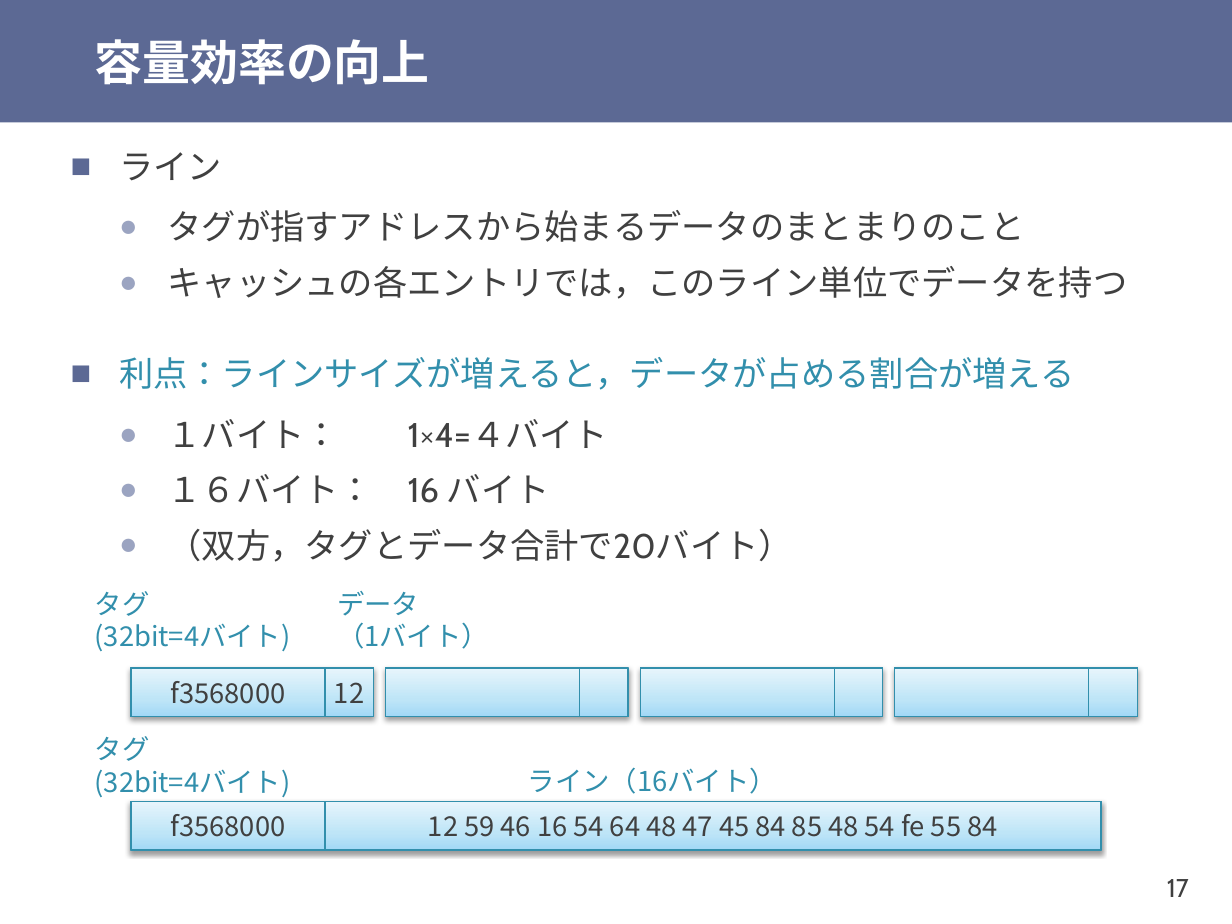
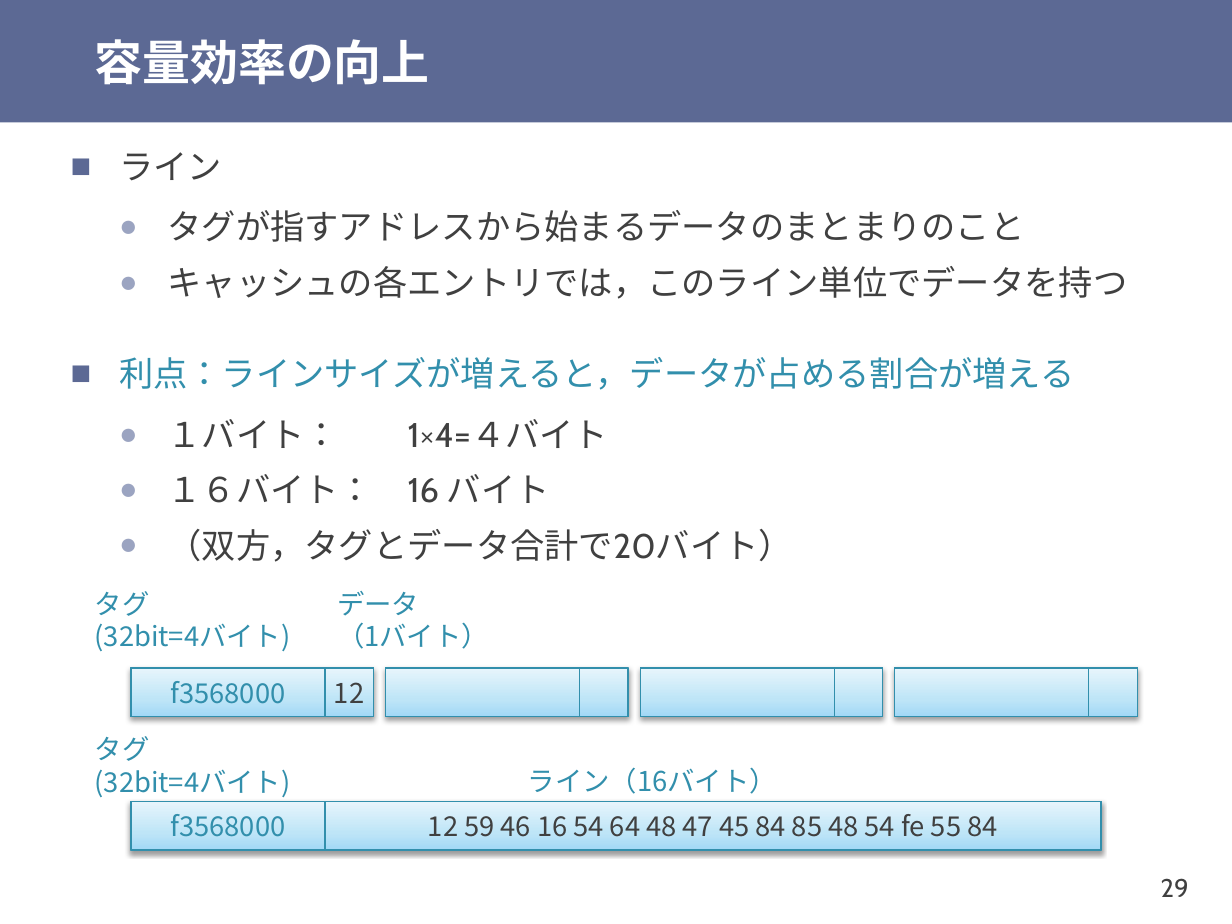
Before and after one commit to shioyadan/otya-computer-architecture-i, a slide deck: slide 29 of cai-shioya-10.pptx (slide 17 before the commit). Drawn at 1232x924 pixels with LibreOffice and Linux fonts; fonts in the diff are those of the drawing. Boxes give left, top, right and bottom in pixels: in the first picture for what was removed or moved away, otherwise in the second. Text is boxed around its words. In the diff, an @@ line names an element or a change of style, - is before the commit and + after.

```diff
--- a/cai-shioya-10.pptx
+++ b/cai-shioya-10.pptx
@@ rectangle "f3568000" at (x1=131, y1=668, x2=324, y2=716): text colour #404040 to #328FAC @@
@@ rectangle "f3568000" at (x1=131, y1=802, x2=324, y2=850): text colour #404040 to #328FAC @@
@@ page number at (x1=1161, y1=878, x2=1189, y2=897): text changed @@
-17
+29
```
Also in this commit, not shown: 16 other slides changed, 52 slides added, 3 other files.
